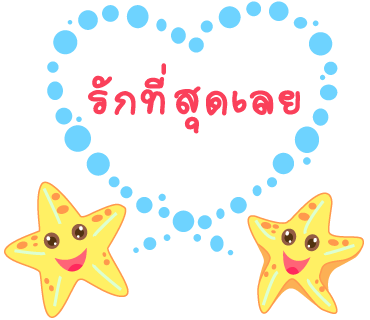
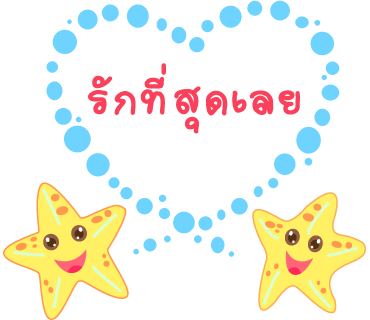
Comparing the layer stacks of the two 370px x 320px images. Changes:
painted on "Vector Smart Object" over [3, 0, 366, 320]
